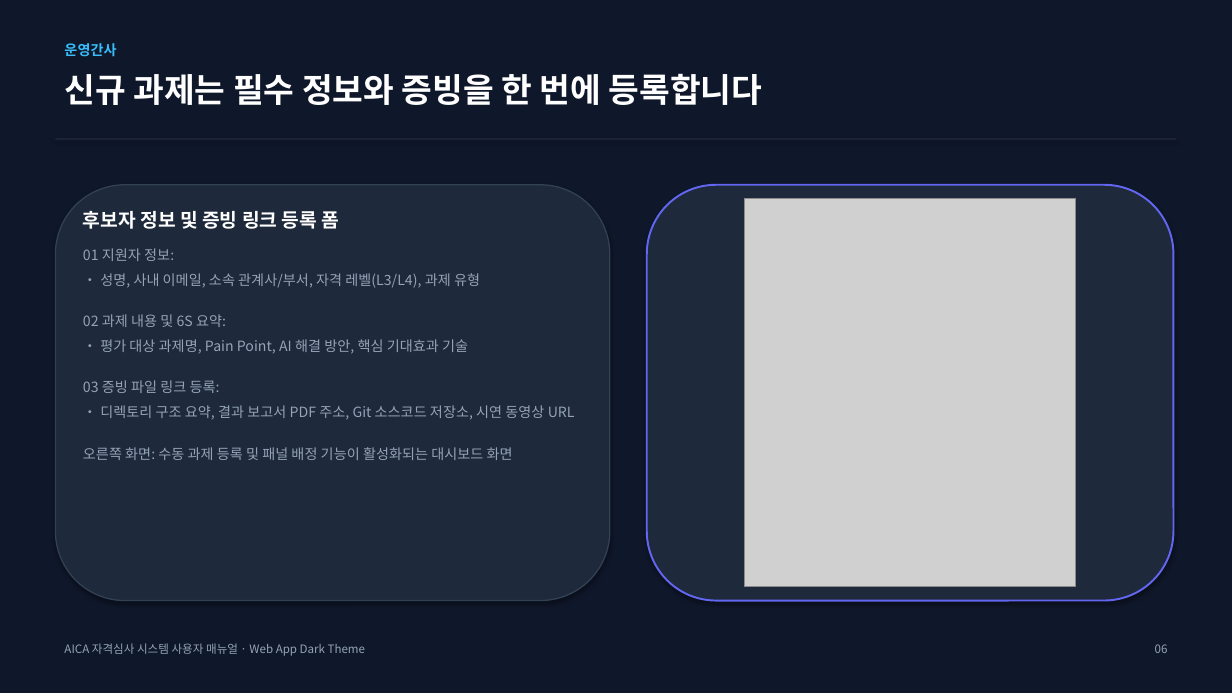
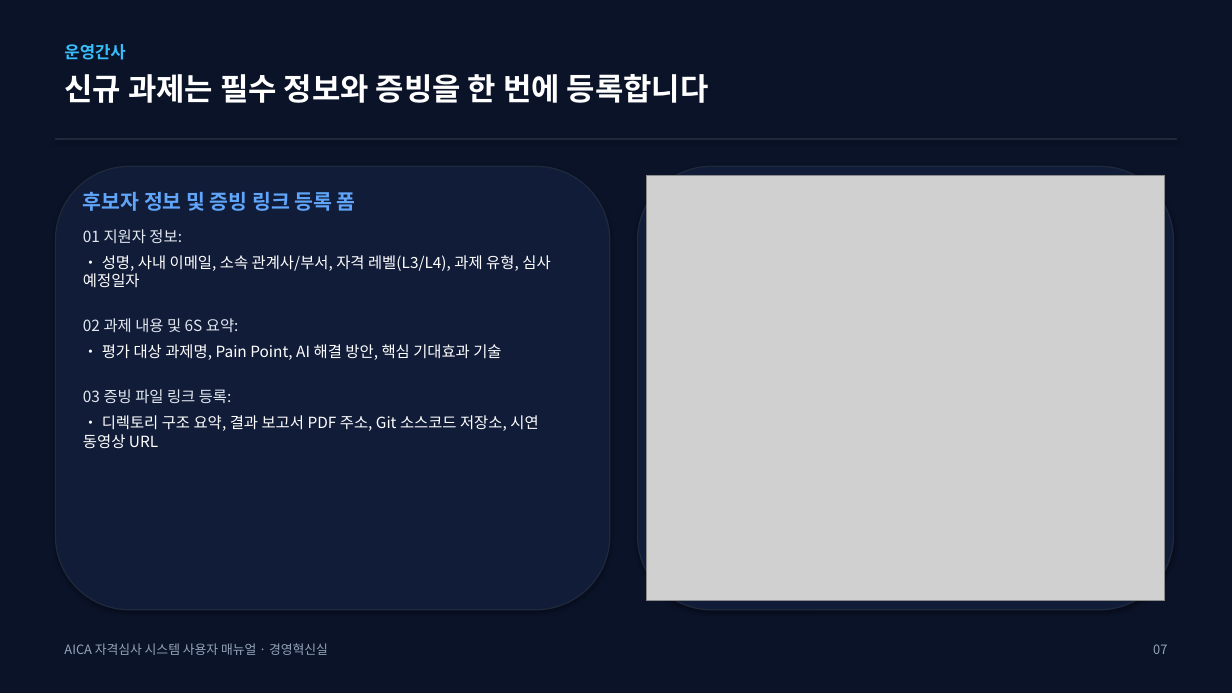
Before and after one commit to teckyun73/AICA_COMPETENCY, a slide deck: slide 7 of AICA_System_User_Manual.pptx. Drawn at 1232x693 pixels with LibreOffice and Linux fonts; fonts in the diff are those of the drawing; grey boxes stand for pictures. Boxes give left, top, right and bottom in pixels: in the first picture for what was removed or moved away, otherwise in the second. Text is boxed around its words. In the diff, an @@ line names an element or a change of style, - is before the commit and + after.

Commit message:
style: redesign user manual PPTX and PDF to match exact 20-page dark slate design theme of attached document

```diff
--- a/AICA_System_User_Manual.pptx
+++ b/AICA_System_User_Manual.pptx
@@ background #0F172A to #0B1329 @@
@@ text "운영간사" at [64,44,125,60]: size 11 to 13 pt @@
@@ text "신규 과제는 필수 정보와 증빙을 ..." at [64,74,709,103]: size 26 to 24 pt @@
@@ rounded rectangle: place and size @@
-rounded rectangle at [55,185,610,601]
+rounded rectangle at [55,166,610,610]
@@ rounded rectangle at [55,166,610,610]: fill #1E293B to #111C38; outline #334155 1 pt to #1E293B 1 pt @@
@@ rounded rectangle: place and size @@
-rounded rectangle at [647,185,1174,601]
+rounded rectangle at [638,166,1174,610]
@@ rounded rectangle at [638,166,1174,610]: fill #1E293B to #111C38; outline #6366F1 1.5 pt to #1E293B 1 pt @@
@@ picture: place and size @@
-picture at [745,199,1076,587]
+picture at [647,176,1165,601]
@@ text "후보자 정보 및 증빙 링크 ...": place and size @@
-text "후보자 정보 및 증빙 링크 ..." at [83,211,575,460]
+text "후보자 정보 및 증빙 링크 ..." at [83,192,550,448]
@@ text at [83,192,538,448]: size 15 to 16 pt, text colour #FFFFFF to #60A5FA in "후보자 정보 및 증빙 링크 등록 폼"; size 11 to 12 pt in "01 지원자 정보:", "02 과제 내용 및 6S 요약:", "• 평가 대상 과제명, Pain Point, AI ...", "03 증빙 파일 링크 등록:" and 1 more places; text colour #94A3B8 to #E2E8F0 in "01 지원자 정보:", "02 과제 내용 및 6S 요약:", "03 증빙 파일 링크 등록:"; text colour #94A3B8 to #FFFFFF in "• 평가 대상 과제명, Pain Point, AI ...", "• 디렉토리 구조 요약, 결과 보고서 PDF ..."; less space between paragraphs @@
@@ text at [83,255,550,288]: text changed; size 11 to 12 pt; text colour #94A3B8 to #FFFFFF @@
-• 성명, 사내 이메일, 소속 관계사/부서, 자격 레벨(L3/L4), 과제 유형
+• 성명, 사내 이메일, 소속 관계사/부서, 자격 레벨(L3/L4), 과제 유형, 심사 예정일자
@@ text at [83,447,513,460]: paragraph removed @@
-오른쪽 화면: 수동 과제 등록 및 패널 배정 기능이 활성화되는 대시보드 화면
@@ text at [64,643,328,655]: text changed; size 9 to 10 pt @@
-AICA 자격심사 시스템 사용자 매뉴얼 · Web App Dark Theme
+AICA 자격심사 시스템 사용자 매뉴얼 · 경영혁신실
@@ text at [1153,644,1167,654]: text changed; size 9 to 10 pt @@
-06
+07
```
Also in this commit, not shown: 15 other slides changed, 4 slides added, 1 slide removed, 23 other files.
